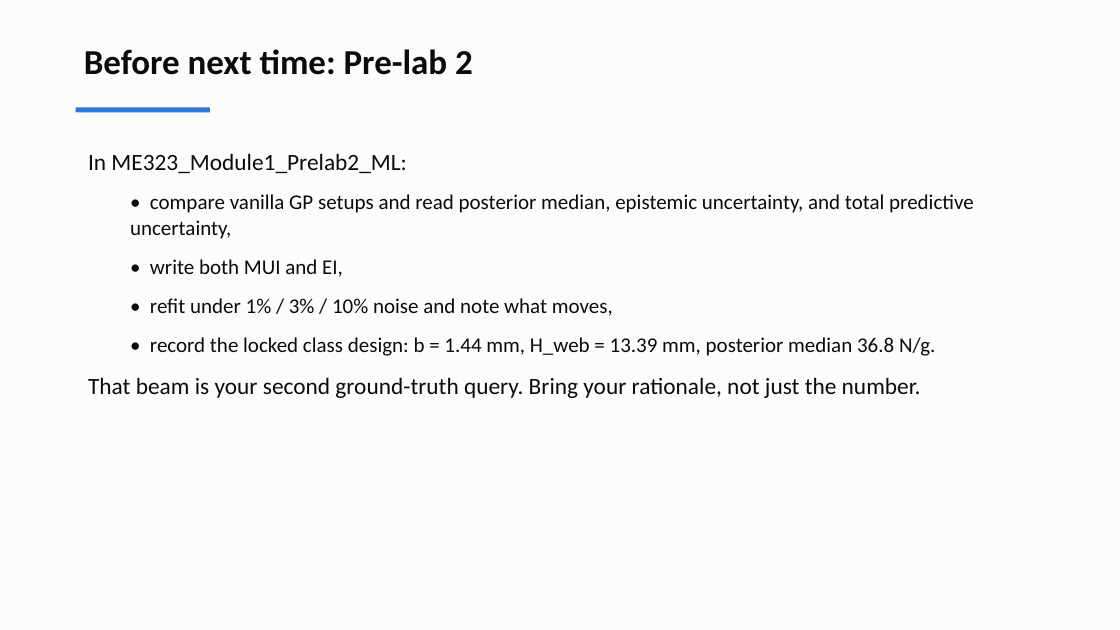
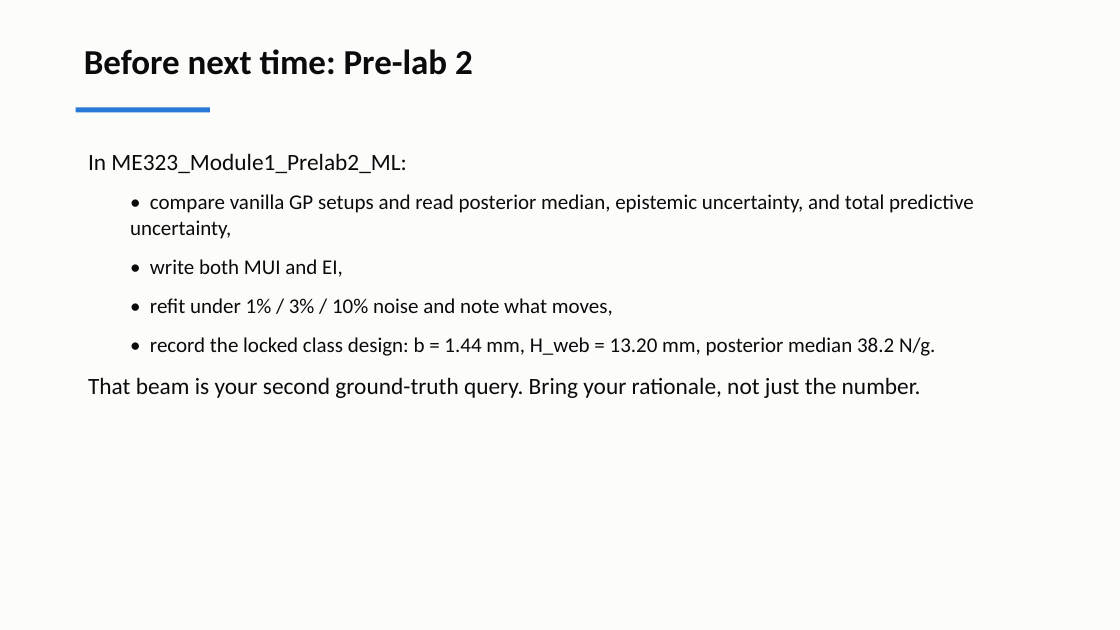
Before and after one commit to andrewvoss8-boop/core-me-data-science-activities-public, a slide deck: slide 20 of me323/Module1_drafts/ME323_Module1_Lecture2.pptx. Drawn at 1120x630 pixels with LibreOffice and Linux fonts; fonts in the diff are those of the drawing. Boxes give left, top, right and bottom in pixels: in the first picture for what was removed or moved away, otherwise in the second. Text is boxed around its words. In the diff, an @@ line names an element or a change of style, - is before the commit and + after.

```diff
--- a/me323/Module1_drafts/ME323_Module1_Lecture2.pptx
+++ b/me323/Module1_drafts/ME323_Module1_Lecture2.pptx
@@ text at <box>150,337,935,356</box>: text changed @@
-  • record the locked class design: b = 1.44 mm, H_web = 13.39 mm, posterior median 36.8 N/g.
+  • record the locked class design: b = 1.44 mm, H_web = 13.20 mm, posterior median 38.2 N/g.
```
Also in this commit, not shown: 6 other slides changed, 9 other files.
